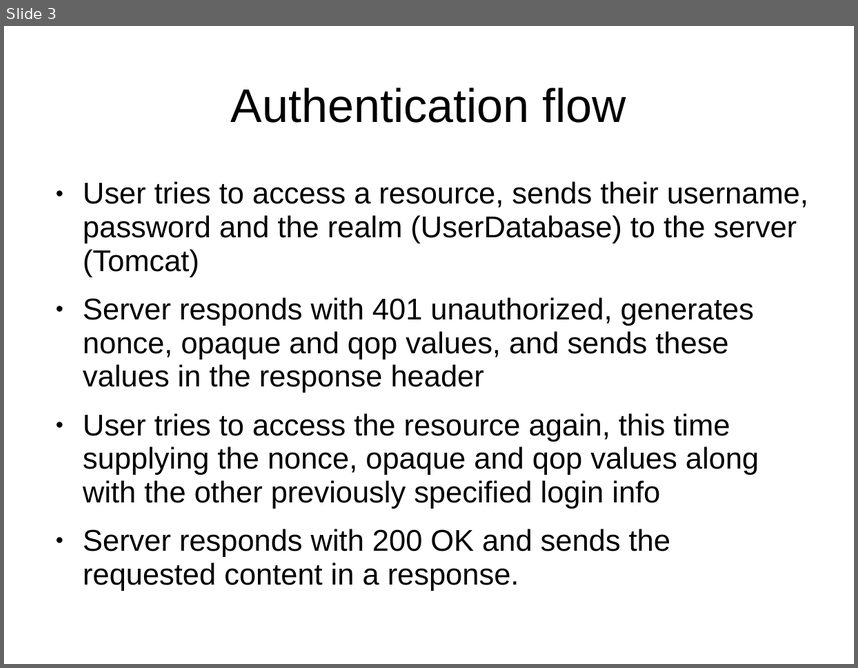
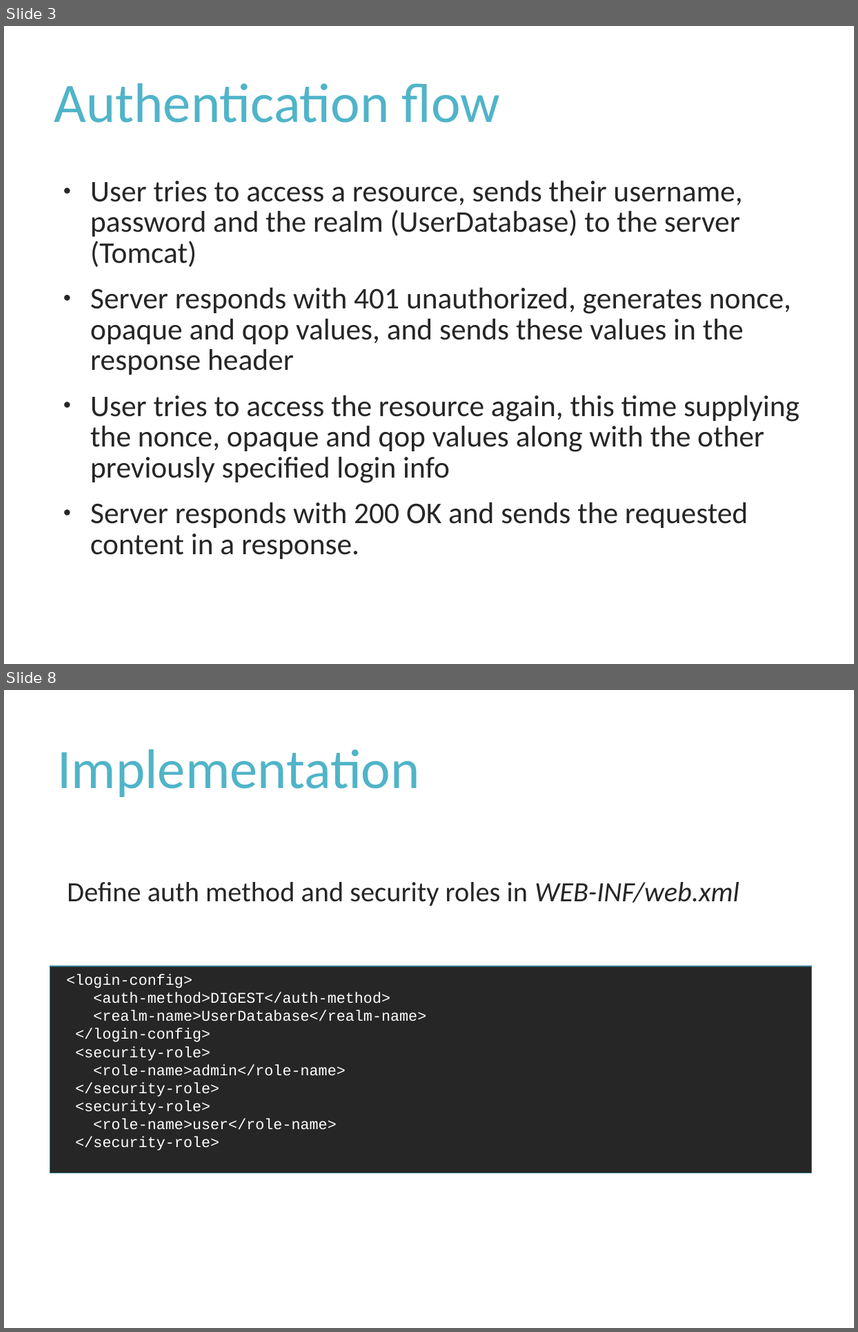
Before and after one commit to Rampastring/ties4560, a slide deck: Task-4/task4.ppt. Shown one above the other, each under a label of ours: slide 3 before the commit, slides 3 and 8 after it; the slides between them are not shown. The pictures are 858x668 and 858x1332 pixels, drawn with LibreOffice and Linux fonts; fonts in the diff are those of the drawing. Boxes give left, top, right and bottom in pixels: in the first picture for what was removed or moved away, otherwise in the second. Text is boxed around its words. In the diff, an @@ line names an element or a change of style, - is before the commit and + after.

```diff
--- a/Task-4/task4.ppt
+++ b/Task-4/task4.ppt
@@ slide 8 added at box(4, 690, 854, 1328), background #FFFFFF @@
@@ title added at box(57, 749, 419, 797), 52 pt, text #50B4C8 @@
+Implementation
@@ text added at box(67, 882, 739, 906), 26 pt, text #262626 @@
+  Define auth method and security roles in WEB-INF/web.xml
@@ rectangle added at box(50, 966, 812, 1173), fill #262626, outline #388392 0.99 pt, 14 pt, text #FFFFFF @@
+<login-config>
+<auth-method>DIGEST</auth-method>
+<realm-name>UserDatabase</realm-name>
+</login-config>
+<security-role>
+<role-name>admin</role-name>
+</security-role>
+<security-role>
+<role-name>user</role-name>
+</security-role>
@@ slide 3 changed as well @@
@@ title "Authentication flow" at box(54, 83, 500, 123): size 44 to 52 pt, font Arial to Calibri, text colour #000000 to #50B4C8; alignment centre to left; line spacing 0.93 to 0.9 @@
@@ text "User tries to access a ..." at box(90, 180, 800, 559): font Arial to Calibri, text colour #000000 to #262626; line spacing 0.93 to 0.85; bullet colour #000000 to #262626 @@
```
Also in this commit, not shown: 2 other slides changed, 8 other slides added.
